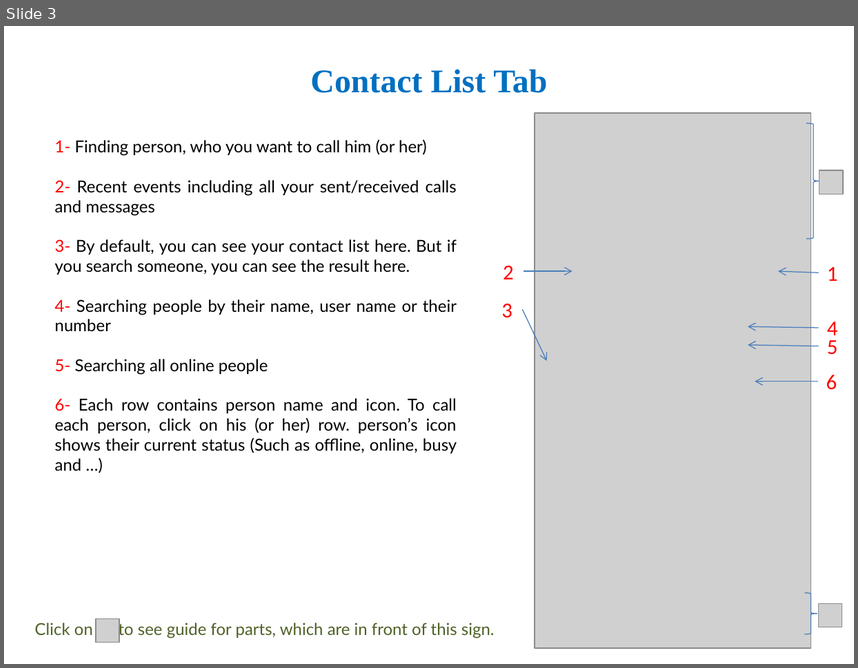
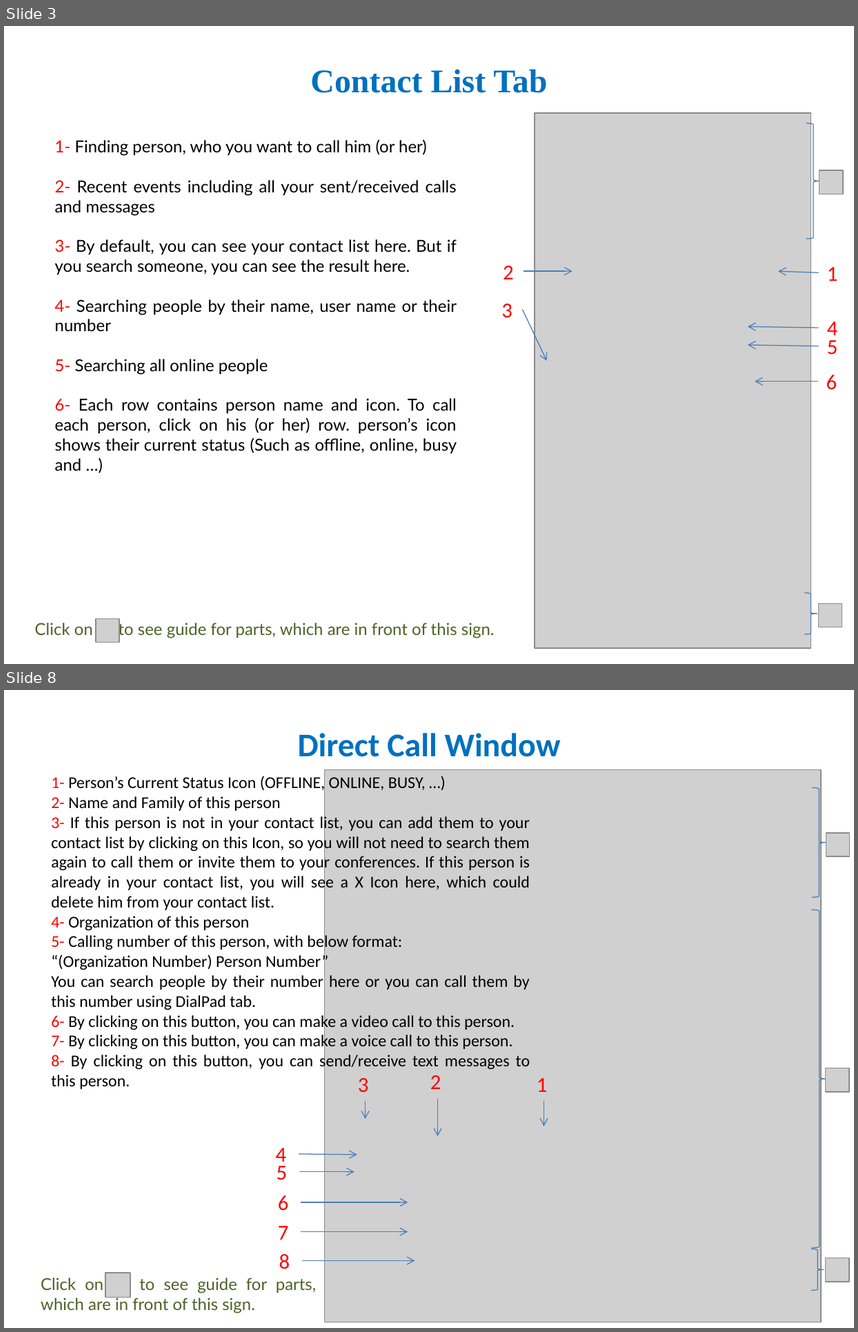
Before and after one commit to e-hashemian/IrancellGuide, a slide deck: ShookaDesktop Guide - English.pptx. Shown one above the other, each under a label of ours: slide 3 before the commit, slides 3 and 8 after it; the slides between them are not shown. The pictures are 858x668 and 858x1332 pixels, drawn with LibreOffice and Linux fonts; fonts in the diff are those of the drawing; grey boxes stand for pictures. Boxes give left, top, right and bottom in pixels: in the first picture for what was removed or moved away, otherwise in the second. Text is boxed around its words. In the diff, an @@ line names an element or a change of style, - is before the commit and + after.

```diff
--- a/ShookaDesktop Guide - English.pptx
+++ b/ShookaDesktop Guide - English.pptx
@@ slide 8 added at [4, 690, 854, 1328], background #FFFFFF @@
@@ title added at [298, 733, 561, 757], 28 pt, text #0070C0, bold @@
+Direct Call Window
@@ picture added at [324, 770, 821, 1321] @@
@@ text added at [51, 774, 530, 1089], 14 pt, text #000000 @@
+1- Person’s Current Status Icon (OFFLINE, ONLINE, BUSY, …)
+2- Name and Family of this person
+3- If this person is not in your contact list, you can add them to your contact list by clicking on this Icon, so you will not need to search them again to call them or invite them to your conferences. If this person is already in your contact list, you will see a X Icon here, which could delete him from your contact list.
+4- Organization of this person
+5- Calling number of this person, with below format:
+“(Organization Number) Person Number”
+You can search people by their number here or you can call them by this number using DialPad tab.
+6- By clicking on this button, you can make a video call to this person.
+7- By clicking on this button, you can make a voice call to this person.
+8- By clicking on this button, you can send/receive text messages to this person.
@@ right brace added at [811, 788, 826, 898], outline #4B7EBC 0.75 pt @@
@@ picture added at [826, 833, 850, 856] @@
@@ right brace added at [811, 909, 827, 1247], outline #4B7EBC 0.75 pt @@
@@ text added at [358, 1078, 369, 1092], 18 pt, text #FF0000 @@
+3
@@ text added at [430, 1075, 441, 1089], 18 pt, text #FF0000 @@
+2
@@ text added at [537, 1078, 548, 1092], 18 pt, text #FF0000 @@
+1
@@ picture added at [826, 1068, 850, 1092] @@
@@ arrow added from (366, 1101) to (366, 1118), #4B7EBC 0.75 pt @@
@@ arrow added from (437, 1098) to (437, 1136), #4B7EBC 0.75 pt @@
@@ arrow added from (544, 1101) to (544, 1126), #4B7EBC 0.75 pt @@
@@ text added at [276, 1147, 287, 1167], 18 pt, text #FF0000 @@
+4
@@ text added at [277, 1165, 288, 1180], 18 pt, text #FF0000 @@
+5
@@ arrow added from (299, 1153) to (357, 1154), #4B7EBC 0.75 pt @@
@@ arrow added from (300, 1171) to (355, 1171), #4B7EBC 0.75 pt @@
@@ text added at [278, 1195, 289, 1210], 18 pt, text #FF0000 @@
+6
@@ arrow added from (301, 1202) to (408, 1202), #4B7EBC 0.75 pt @@
@@ text added at [278, 1225, 289, 1239], 18 pt, text #FF0000 @@
+7
@@ arrow added from (301, 1232) to (408, 1232), #4B7EBC 0.75 pt @@
@@ right brace added at [811, 1248, 824, 1290], outline #4B7EBC 0.75 pt @@
@@ text added at [279, 1254, 290, 1269], 18 pt, text #FF0000 @@
+8
@@ arrow added from (302, 1261) to (415, 1261), #4B7EBC 0.75 pt @@
@@ picture added at [826, 1258, 850, 1281] @@
@@ text added at [41, 1277, 317, 1313], 14 pt, text #4F6228 @@
+Click on to see guide for parts, which are in front of this sign.
@@ picture added at [105, 1272, 130, 1297] @@
```
Also in this commit, not shown: 3 slides changed, 1 slide removed, 1 other file.
